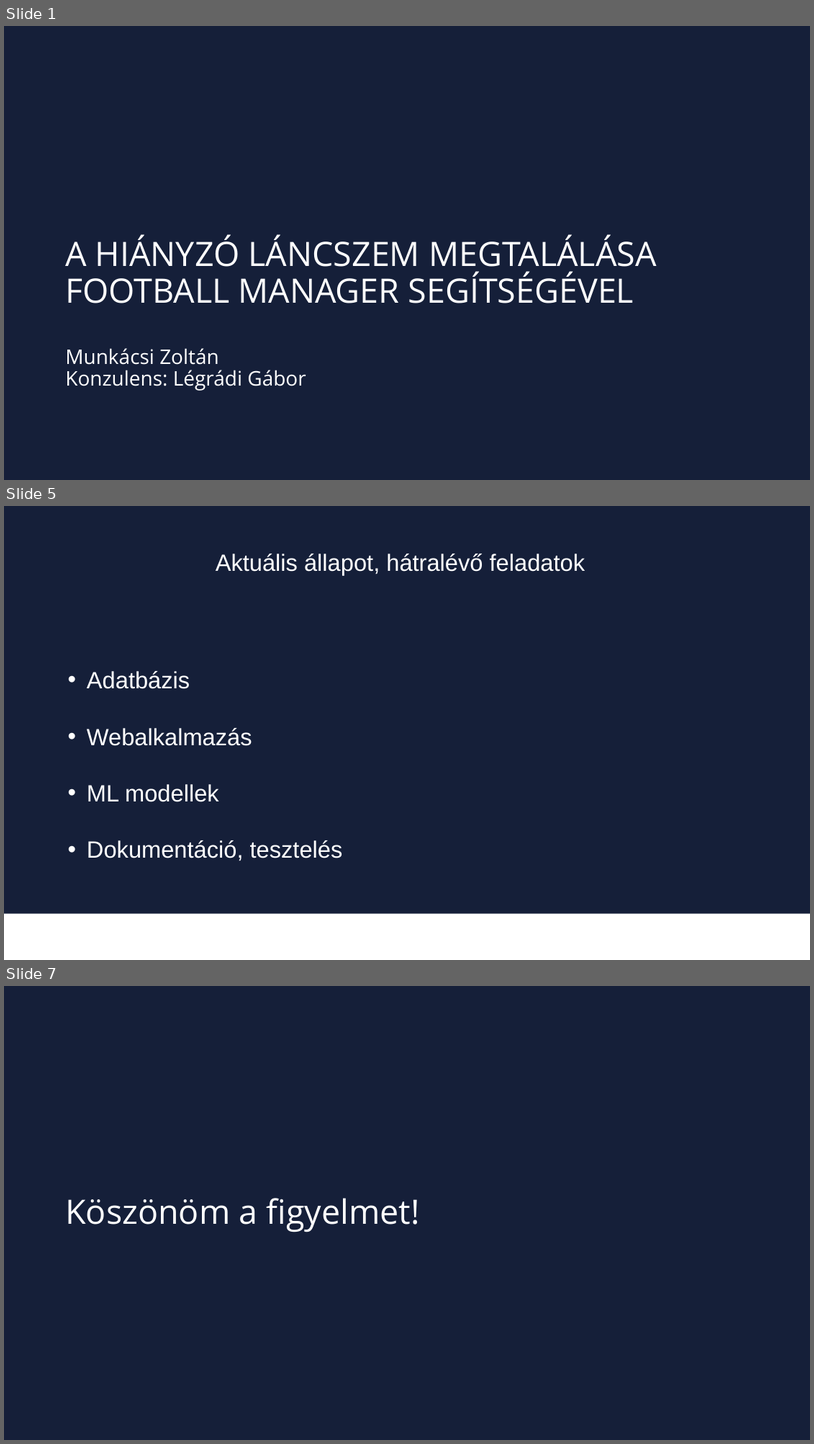
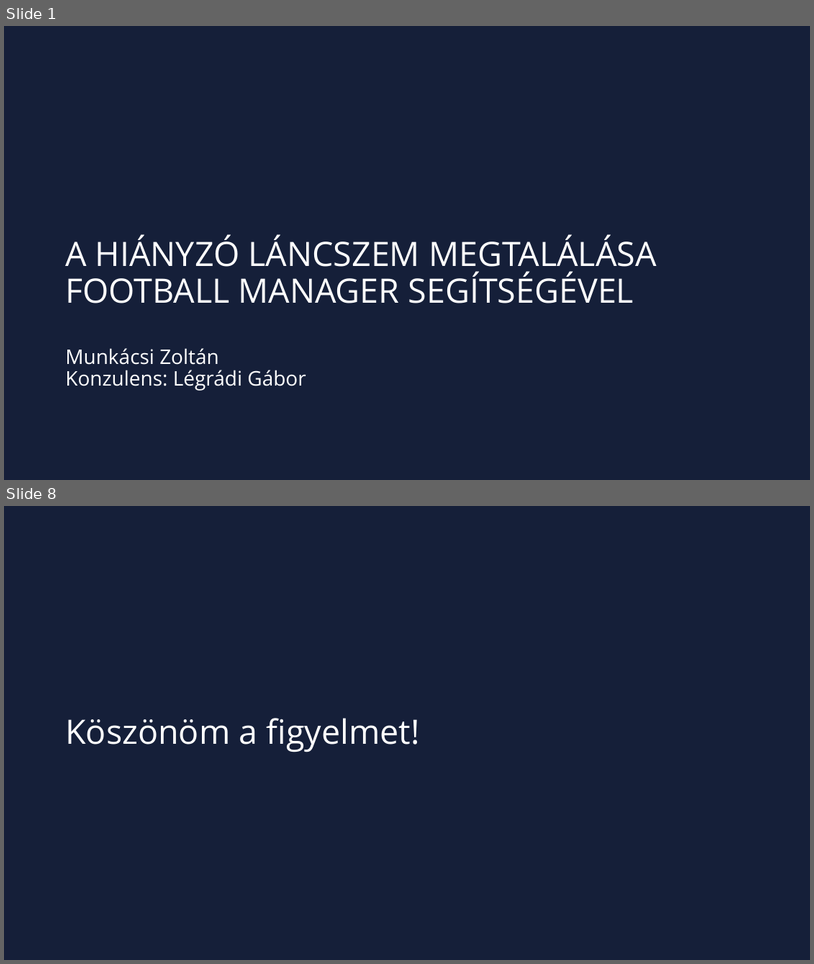
Before and after one commit to mZoltan05/MissingChainviaFootballManager, a slide deck: Szakdolgozat/Megvalósítás/Projektmunka4/MunkácsiZoltán_PREZ.pptx. Shown one above the other, each under a label of ours: slides 1, 5 and 7 before the commit, slides 1 and 8 after it; the slides between them are not shown. The pictures are 814x1444 and 814x964 pixels, drawn with LibreOffice and Linux fonts; fonts in the diff are those of the drawing; background and template pictures are left out. Boxes give left, top, right and bottom in pixels: in the first picture for what was removed or moved away, otherwise in the second. Text is boxed around its words. In the diff, an @@ line names an element or a change of style, - is before the commit and + after.

```diff
--- a/Szakdolgozat/Megvalósítás/Projektmunka4/MunkácsiZoltán_PREZ.pptx
+++ b/Szakdolgozat/Megvalósítás/Projektmunka4/MunkácsiZoltán_PREZ.pptx
@@ slide 5 removed at box(4, 506, 810, 960), background #151F39 @@
@@ text removed at box(216, 554, 585, 575) @@
-Aktuális állapot, hátralévő feladatok
@@ text removed at box(87, 671, 343, 860) @@
-• Adatbázis
-• Webalkalmazás
-• ML modellek
-• Dokumentáció, tesztelés
@@ rectangle removed at box(4, 913, 810, 960) @@
-v
@@ what was slide 7 is now slide 8 @@
```
Also in this commit, not shown: 3 slides changed, 3 slides added, 1 other slide removed, 4 other files.
